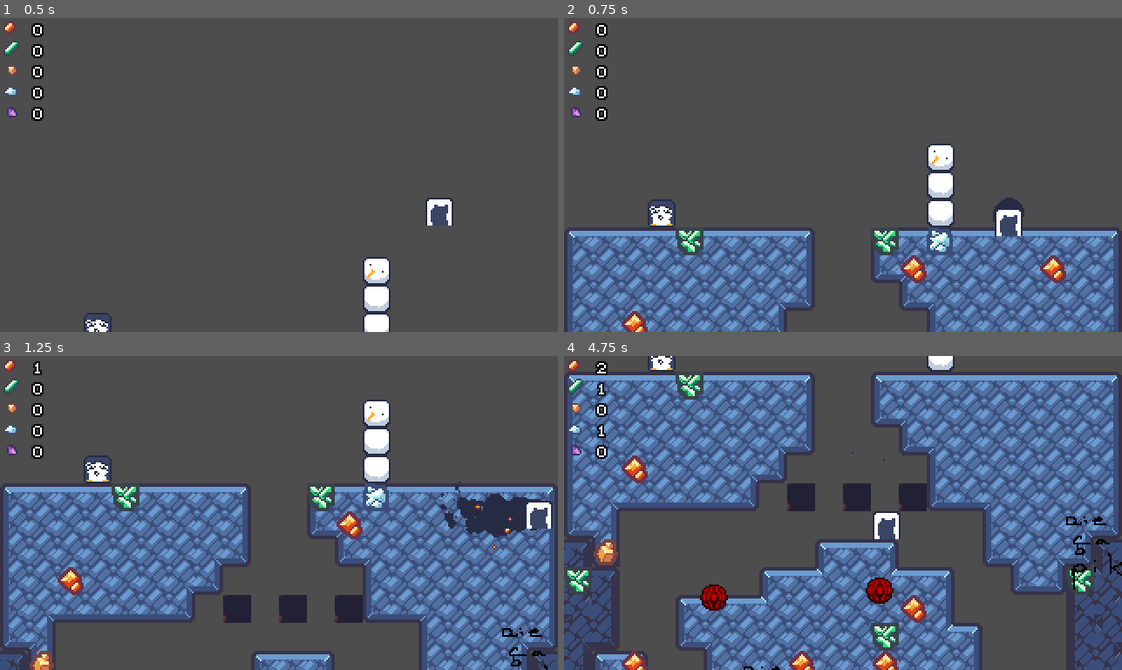
Above: before the commit, frames 1-4 (two rows, left to right).
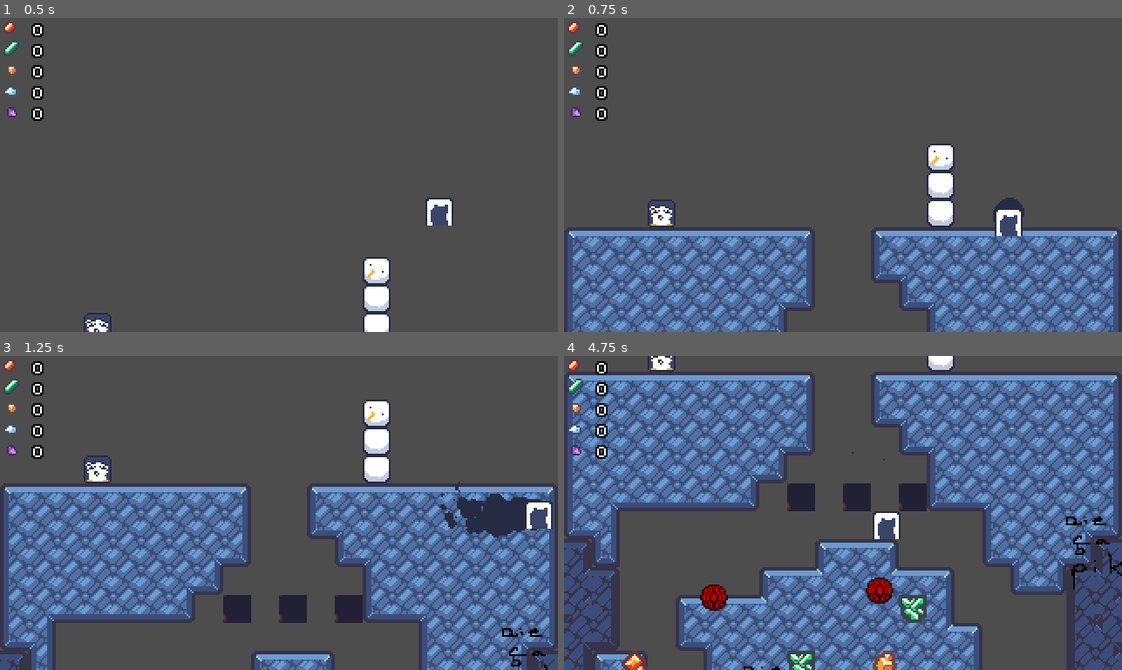
Above: after the commit, the same moments.

Repository: Ninesliced/ludumdare-57
Game: Godot game, scene res://scenes/main.tscn
Two runs of this game, one before a commit and one after it. Both use one fixed random seed, a clock stepped at 60 frames per second and the inputs below. The engine's default icon, where the game draws it, is replaced by a stand-in: a white triangle on a blue panel in a dark square.
Inputs (mouse positions are in pixels of both pictures, inside the frame that each line leads up to):
- Up to frame 1 (0.5 s): no input
- Up to frame 2 (0.75 s): move the mouse to (965, 159) at 0.52 s; hold D (right) from 0.53 s (still down); hold J (burrow) from 0.53 s (still down); click (965, 159) at 0.67 s
- Up to frame 3 (1.25 s): keep holding D (right); keep holding J (burrow); tap Space (jump) at 0.77 s
- Up to frame 4 (4.75 s): release D (right) at 1.25 s; release J (burrow) at 1.25 s; drag from (731, 528) to (630, 582) at 1.27 s; move the mouse to (898, 443) at 2.02 s; hold A (left) 2.03-2.75 s; hold J (burrow) 2.03-2.75 s; drag from (815, 575) to (686, 513) at 2.77 s; move the mouse to (1010, 560) at 3.52 s; hold D (right) 3.53-4.25 s; hold J (burrow) 3.53-4.25 s; tap Space (jump) at 3.77 s; drag from (675, 465) to (608, 629) at 4.27 s

Frame 1 is identical in both runs. In frame 2, 1.8% of the frame differs, in the area x 10-90%, y 66-100%; in frame 3, 1.9%; in frame 4, 2.8%, in the area x 0-95%, y 3-100%.

Commit message:
make ore spawnabale on full block

Diff:
--- a/scenes/map/map_loader.gd
+++ b/scenes/map/map_loader.gd
@@ -6,7 +6,7 @@
 
 const proba_ore = {
 	"Ruby": {
-		"proba": 0.05,
+		"proba": 0.01,
 		"tile_id": 1
 	},
 	"Emerald": {
@@ -84,9 +84,10 @@
 			var source_id = mapMap.get_cell_source_id(relative_coords)
 			var alternative_tile = mapMap.get_cell_alternative_tile(relative_coords)
 			if mapcell && is_instance_of(mapcell, TileData) && Map:
+				print(mapcell.get_collision_polygons_count(1))
 				Map.set_cell(Vector2i(pixelx, pixely+current_depth), source_id, atlas_coords, alternative_tile)
 				var random = get_random_ore()
-				if(random != null):
+				if(random != null) && current_depth != 0 && mapcell.get_collision_polygons_count(1) == 0:
 					%Ores.set_cell(Vector2i(pixelx, pixely+current_depth) ,3 ,Vector2i(0,0), random.tile_id)#, Vector2(random.tile_y, 4))
 	# layerA.position.y = current_depth*16
 	current_depth += MAP_SIZE_Y
